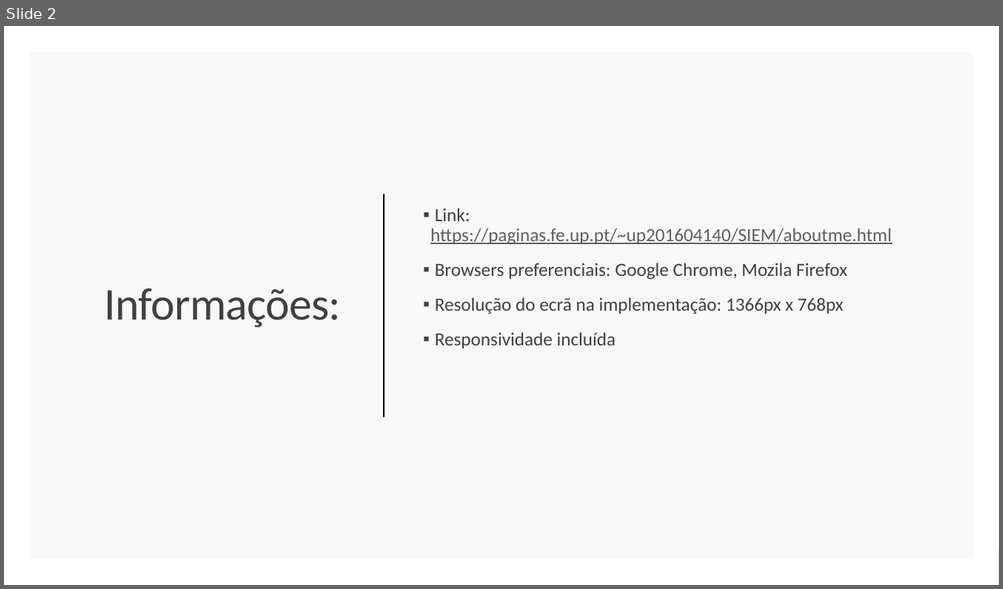
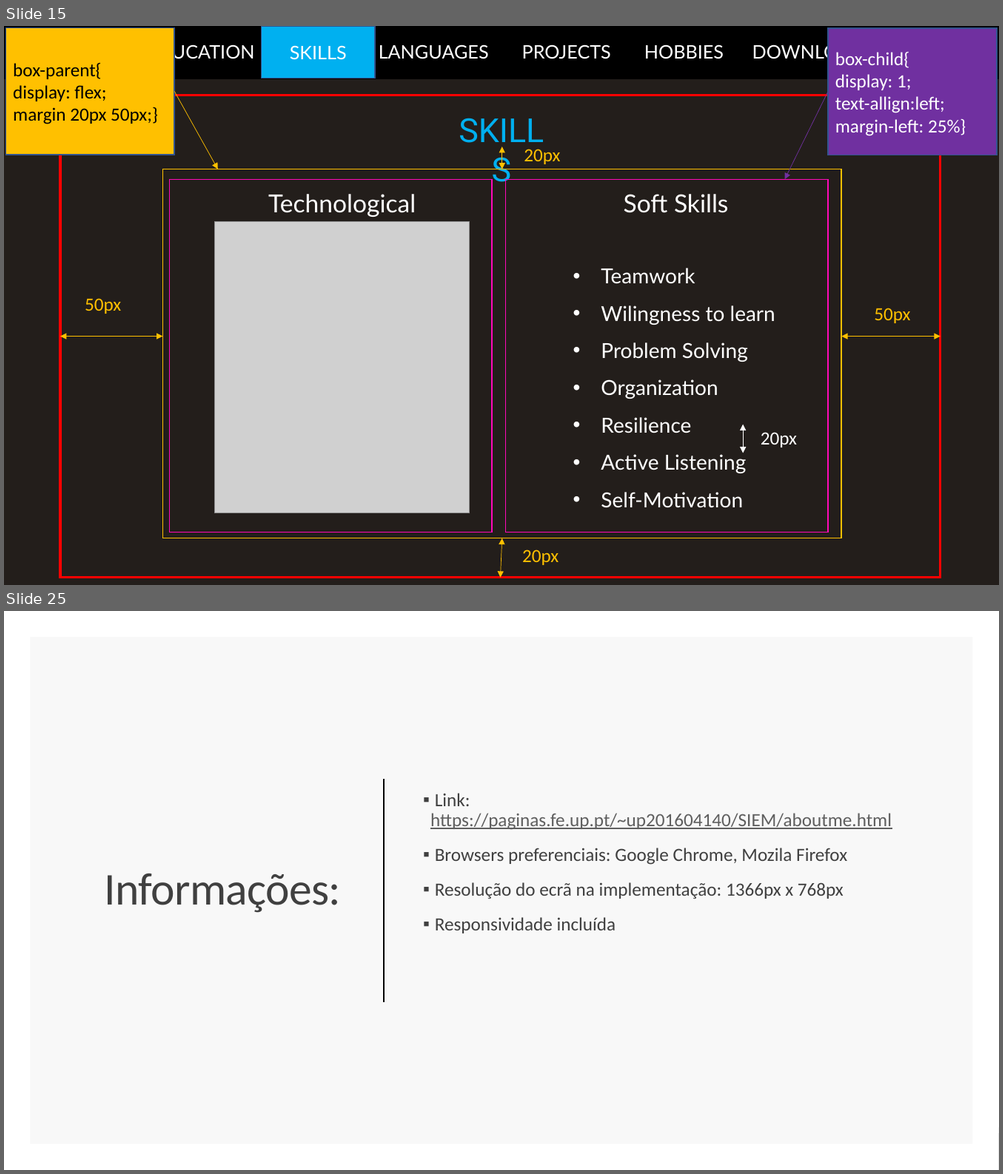
Before and after one commit to GoncaloMartins10/MyFirstHTML, a slide deck: dl/mockup.pptx. Shown one above the other, each under a label of ours: slide 2 before the commit, slides 15 and 25 after it; the slides between them are not shown. The pictures are 1003x589 and 1003x1174 pixels, drawn with LibreOffice and Linux fonts; fonts in the diff are those of the drawing; grey boxes stand for pictures. Boxes give left, top, right and bottom in pixels: in the first picture for what was removed or moved away, otherwise in the second. Text is boxed around its words. In the diff, an @@ line names an element or a change of style, - is before the commit and + after.

```diff
--- a/dl/mockup.pptx
+++ b/dl/mockup.pptx
@@ slide 15 added at <box>4,26,999,585</box>, background #231E1B @@
@@ rectangle added at <box>4,26,999,79</box>, fill #000000, 18 pt, text #FFFFFF @@
+ABOUT ME EDUCATION SKILLS LANGUAGES PROJECTS HOBBIES DOWNLOADS CONTACT
@@ rectangle added at <box>5,28,174,155</box>, fill #FFC000, outline #325491 1 pt, 18 pt, text #000000 @@
+box-parent{
+display: flex;
+margin 20px 50px;}
@@ rectangle added at <box>262,27,375,79</box>, fill #00B0F0, outline #325491 1 pt, 18 pt, text #FFFFFF @@
+SKILLS
@@ rectangle added at <box>828,28,996,155</box>, fill #7030A0, outline #325491 1 pt, 18 pt, text #FFFFFF @@
+box-child{
+display: 1;
+text-allign:left;
+margin-left: 25%}
@@ arrow added from (174, 92) to (218, 170), #FFC000 0.5 pt @@
@@ arrow added from (828, 92) to (785, 180), #7030A0 0.5 pt @@
@@ rectangle added at <box>60,96,939,578</box>, outline #FF0000 2.25 pt @@
@@ text added at <box>447,106,557,153</box>, 32 pt, text #00B0F0 @@
+SKILLS
@@ double arrow added from (502, 147) to (502, 170), #FFC000 0.5 pt @@
@@ text added at <box>523,149,560,164</box>, 18 pt, text #FFC000 @@
+20px
@@ rectangle added at <box>163,170,842,539</box>, outline #FFC000 1 pt @@
@@ rectangle added at <box>170,180,492,534</box>, outline #FF09B9 1 pt @@
@@ rectangle added at <box>506,180,828,534</box>, outline #FF09B9 1 pt @@
@@ text added at <box>268,194,415,217</box>, 24 pt, text #FFFFFF @@
+Technological
@@ text added at <box>623,194,728,213</box>, 24 pt, text #FFFFFF @@
+Soft Skills
@@ picture added at <box>214,222,469,514</box> @@
@@ text added at <box>600,268,775,508</box>, 20 pt, text #FFFFFF @@
+• Teamwork
+• Wilingness to learn
+• Problem Solving
+• Organization
+• Resilience
+• Active Listening
+• Self-Motivation
@@ text added at <box>85,298,121,314</box>, 18 pt, text #FFC000 @@
+50px
@@ text added at <box>874,308,910,323</box>, 18 pt, text #FFC000 @@
+50px
@@ double arrow added from (60, 336) to (163, 336), #FFC000 0.5 pt @@
@@ double arrow added from (841, 336) to (940, 336), #FFC000 0.5 pt @@
@@ double arrow added from (743, 424) to (743, 454), #FFFFFF 0.5 pt @@
@@ text added at <box>760,432,797,448</box>, 18 pt, text #FFFFFF @@
+20px
@@ double arrow added from (502, 539) to (500, 578), #FFC000 0.5 pt @@
@@ text added at <box>522,550,558,565</box>, 18 pt, text #FFC000 @@
+20px
@@ what was slide 2 is now slide 25 @@
```
Also in this commit, not shown: 22 other slides added, 2 other files.
